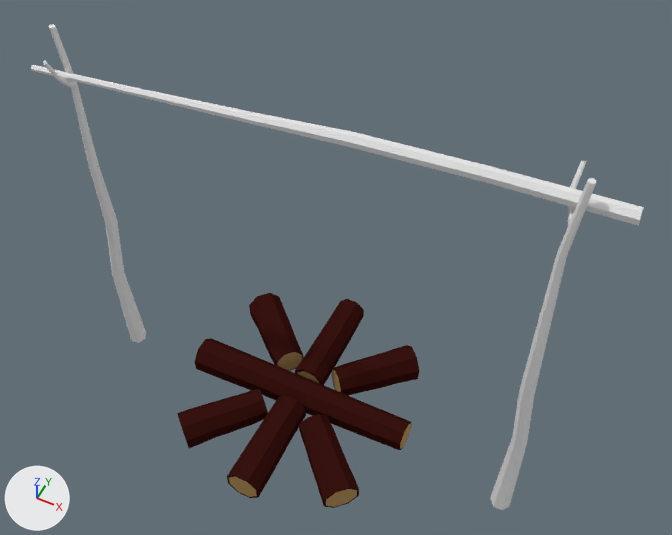
The Blender file Content/Environment/Pickupable/Campfire/Meshes/SM_Campfire_02.blend, before and after one commit.
Camera for both pictures: a camera (50 mm lens) standing at (0.882, -1.502, 2.617) and looking at (0.088, 0.086, 0.633). The axes (+X, +Y, +Z) are drawn at lower left. The lights are the same throughout.

Before the edit, the objects in view are built like this:
```python
me_circle_000 = bpy.data.meshes.new('Circle.000')
me_circle_000.from_pydata(...)  # 208 vertices, 223 faces; spans x -1.73..1.32, y -0.48..1.24, z -0.61..2.77
me_circle_000.polygons.foreach_set('use_smooth', [True] * 223)
me_circle_000.materials.append(mat_stick)  # white #e7e7e7
me_circle_002 = bpy.data.meshes.new('Circle.002')
me_circle_002.from_pydata(...)  # 422 vertices, 464 faces; spans x -6.28..6.06, y -0.19..1.9, z -3.0..2.95
me_circle_002.polygons.foreach_set('use_smooth', [True] * 464)
# faces by material slot: [112, 352]
me_circle_002.materials.append(mat_wood_log__center)  # orange #b4925e
me_circle_002.materials.append(mat_wood_log__bark)  # dark red #381410
ob_campfire = bpy.data.objects.new('Campfire', me_circle_002)
ob_campfire.location = (0.0, 0.0, 0.0)
ob_campfire.rotation_euler = (1.596, 0.0, -1.571)  # degrees (91, 0, -90)
ob_campfire.scale = (0.0627, 0.0627, 0.126)
_m = ob_campfire.modifiers.new('EdgeSplit', 'EDGE_SPLIT')
ob_campfire_grille = bpy.data.objects.new('Campfire_Grille', me_circle_000)
ob_campfire_grille.location = (-0.007, -0.004, 0.0)
ob_campfire_grille.rotation_euler = (0.355, 0.185, 0.378)  # degrees (20, 11, 22)
ob_campfire_grille.scale = (0.533, 0.533, 0.501)
```
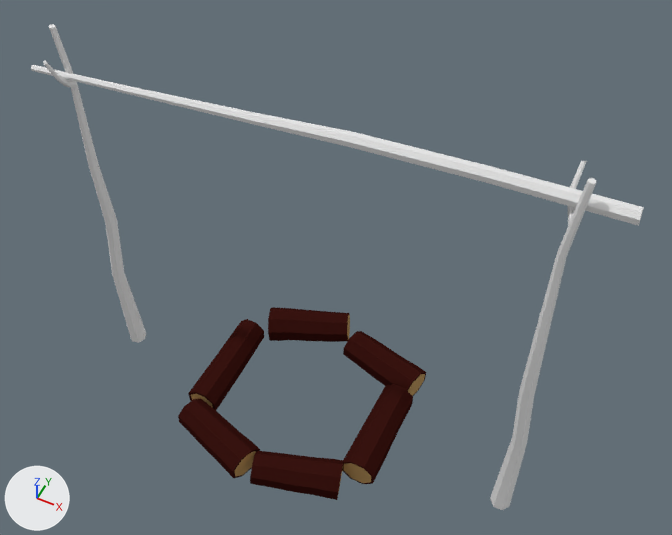
Boxes (x1, y1, x2, y2) around the edits, measured in the pictures (672 x 535 px):
'Campfire', deleted (red)
    before: (178, 293, 419, 508)
    faces in mat_wood_log__bark (dark red #381410): (178, 293, 419, 508)
    faces in mat_wood_log__center (orange #b4925e): (229, 352, 411, 507)
'CampfireLog_003', added (red)
    after: (342, 384, 413, 484)
    faces in mat_wood_log__bark (dark red #381410): (342, 384, 413, 484)
    faces in mat_wood_log__center (orange #b4925e): (344, 463, 371, 483)
'CampfireLog_002', added (red)
    after: (250, 451, 344, 500)
    faces in mat_wood_log__bark (dark red #381410): (250, 451, 344, 500)
'CampfireLog_001', added (red)
    after: (178, 398, 260, 478)
    faces in mat_wood_log__bark (dark red #381410): (178, 398, 260, 478)
    faces in mat_wood_log__center (orange #b4925e): (235, 451, 256, 477)
'CampfireLog_005', added (red)
    after: (188, 319, 264, 410)
    faces in mat_wood_log__bark (dark red #381410): (188, 319, 264, 410)
'CampfireLog_004', added (red)
    after: (343, 331, 426, 396)
    faces in mat_wood_log__bark (dark red #381410): (343, 331, 426, 396)
    faces in mat_wood_log__center (orange #b4925e): (408, 374, 425, 396)
'CampfireLog_006', added (red)
    after: (268, 307, 350, 342)
    faces in mat_wood_log__bark (dark red #381410): (268, 307, 350, 342)

Edits to the bpy script that builds the scene:
```text
Remove ob_campfire:
    ob_campfire = bpy.data.objects.new('Campfire', me_circle_002)
Add ob_campfirelog_006:
    ob_campfirelog_006 = bpy.data.objects.new('CampfireLog_006', me_circle_007)  # 66 vertices, 72 faces; spans x -5.74..-2.57, y -0.02..1.78, z -0.33..1.99; in mat_wood_log__center (orange #b4925e), mat_wood_log__bark (dark red #381410); modifiers EDGE_SPLIT
    ob_campfirelog_006.location = (0.0, 0.0, 0.0)
    ob_campfirelog_006.rotation_euler = (1.596, 0.0, -1.571)  # degrees (91, 0, -90)
    ob_campfirelog_006.scale = (0.0627, 0.0627, 0.126)
Add ob_campfirelog_005:
    ob_campfirelog_005 = bpy.data.objects.new('CampfireLog_005', me_circle_006)  # 42 vertices, 48 faces; spans x -2.75..2.64, y -0.13..1.5, z 1.81..2.61; in mat_wood_log__center (orange #b4925e), mat_wood_log__bark (dark red #381410); modifiers EDGE_SPLIT
    ob_campfirelog_005.location = (0.0, 0.0, 0.0)
    ob_campfirelog_005.rotation_euler = (1.596, 0.0, -1.571)  # degrees (91, 0, -90)
    ob_campfirelog_005.scale = (0.0627, 0.0627, 0.126)
Add ob_campfirelog_004:
    ob_campfirelog_004 = bpy.data.objects.new('CampfireLog_004', me_circle_005)  # 66 vertices, 72 faces; spans x -5.01..-2.36, y -0.38..1.49, z -2.71..-0.38; in mat_wood_log__center (orange #b4925e), mat_wood_log__bark (dark red #381410); modifiers EDGE_SPLIT
    ob_campfirelog_004.location = (0.0, 0.0, 0.0)
    ob_campfirelog_004.rotation_euler = (1.596, 0.0, -1.571)  # degrees (91, 0, -90)
    ob_campfirelog_004.scale = (0.0627, 0.0627, 0.126)
Add ob_campfirelog_003:
    ob_campfirelog_003 = bpy.data.objects.new('CampfireLog_003', me_circle_004)  # 50 vertices, 56 faces; spans x -2.38..2.77, y -0.41..1.35, z -2.75..-1.89; in mat_wood_log__center (orange #b4925e), mat_wood_log__bark (dark red #381410); modifiers EDGE_SPLIT
    ob_campfirelog_003.location = (0.0, 0.0, 0.0)
    ob_campfirelog_003.rotation_euler = (1.596, 0.0, -1.571)  # degrees (91, 0, -90)
    ob_campfirelog_003.scale = (0.0627, 0.0627, 0.126)
Add ob_campfirelog_002:
    ob_campfirelog_002 = bpy.data.objects.new('CampfireLog_002', me_circle_003)  # 66 vertices, 72 faces; spans x 2.62..5.56, y -0.4..1.51, z -2.19..0.14; in mat_wood_log__center (orange #b4925e), mat_wood_log__bark (dark red #381410); modifiers EDGE_SPLIT
    ob_campfirelog_002.location = (0.0, 0.0, 0.0)
    ob_campfirelog_002.rotation_euler = (1.596, 0.0, -1.571)  # degrees (91, 0, -90)
    ob_campfirelog_002.scale = (0.0627, 0.0627, 0.126)
Add ob_campfirelog_001:
    ob_campfirelog_001 = bpy.data.objects.new('CampfireLog_001', me_circle_001)  # 66 vertices, 72 faces; spans x 2.72..5.61, y -0.27..1.66, z 0.09..2.43; in mat_wood_log__center (orange #b4925e), mat_wood_log__bark (dark red #381410); modifiers EDGE_SPLIT
    ob_campfirelog_001.location = (0.0, 0.0, 0.0)
    ob_campfirelog_001.rotation_euler = (1.596, 0.0, -1.571)  # degrees (91, 0, -90)
    ob_campfirelog_001.scale = (0.0627, 0.0627, 0.126)
```
